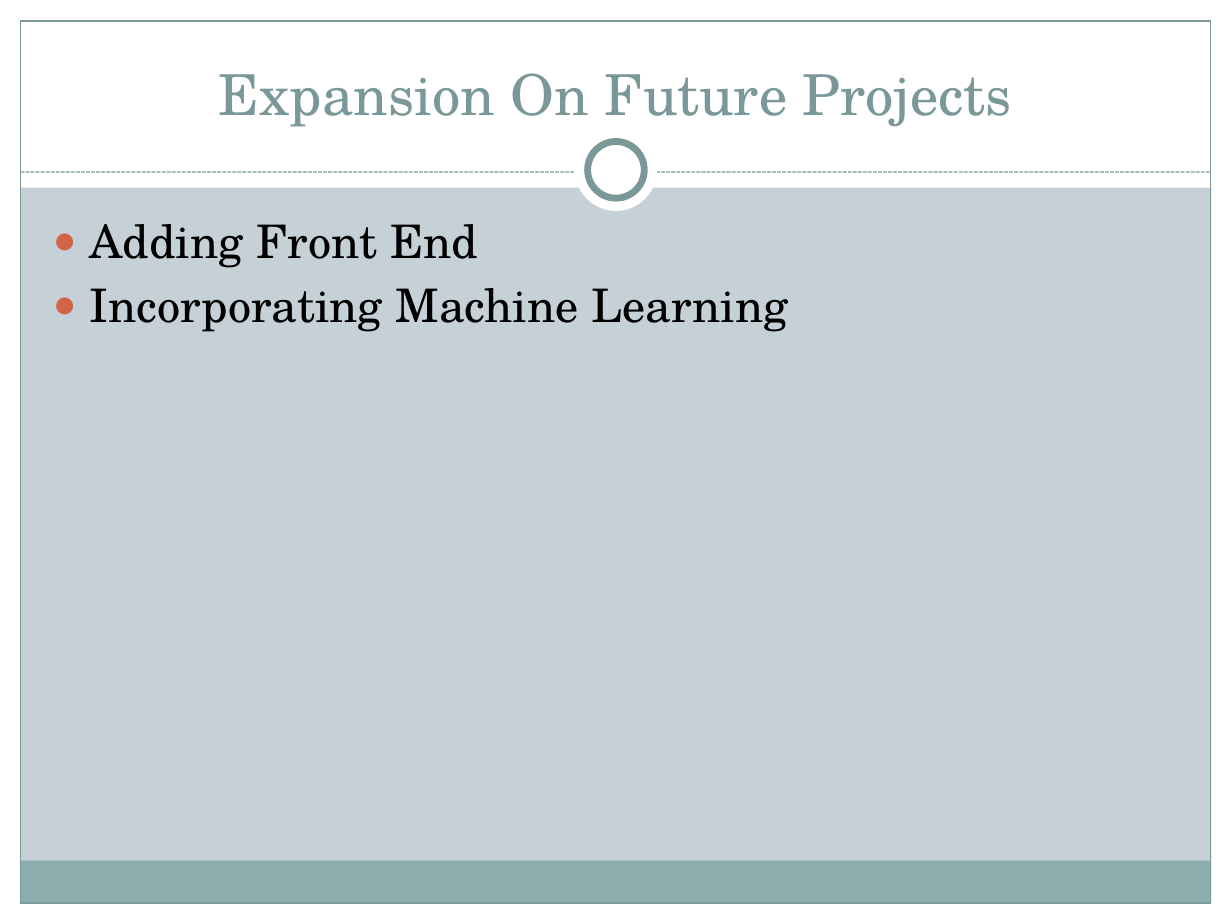
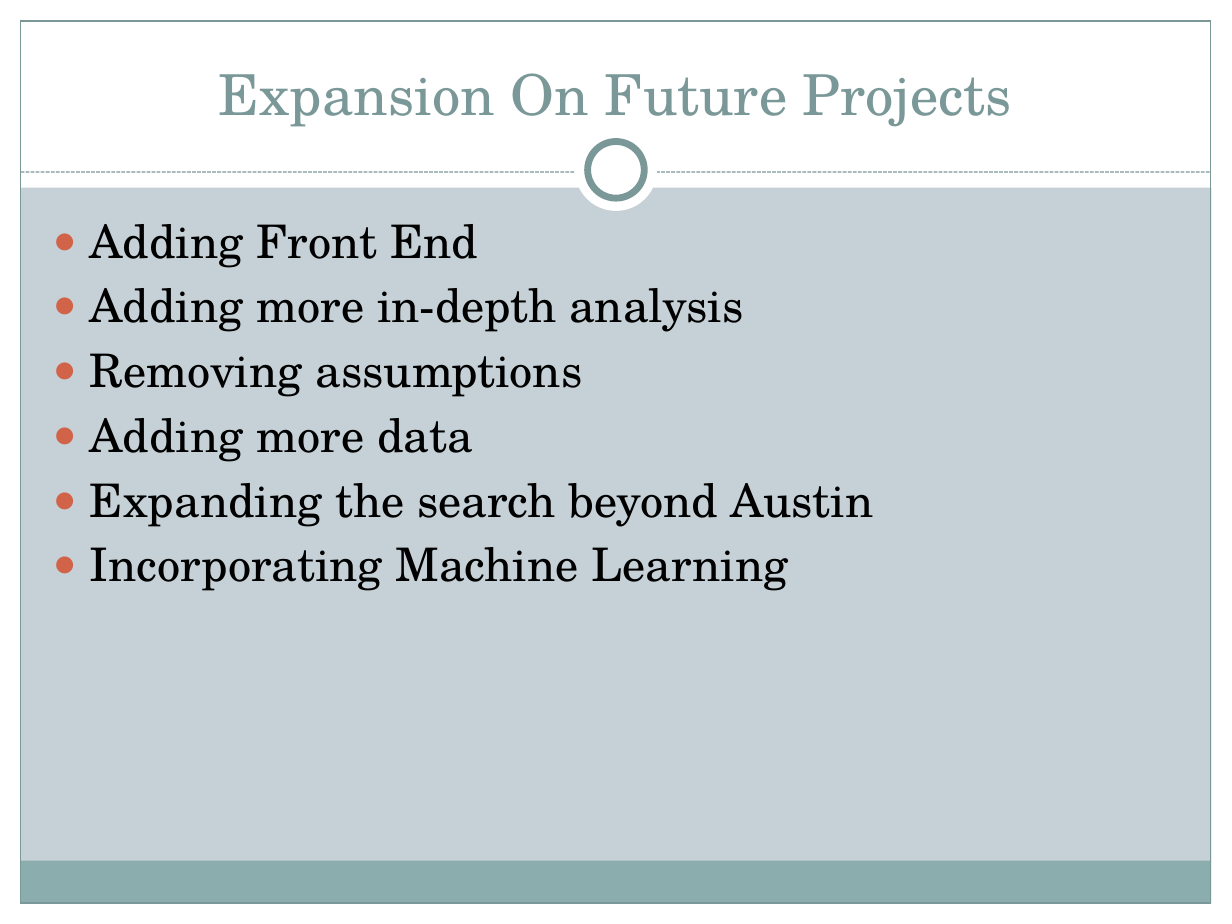
Before and after one commit to JoeDReynolds/yrelocate, a slide deck: slide 9 of Project One Presentation.pptx. Drawn at 1232x924 pixels with LibreOffice and Linux fonts; fonts in the diff are those of the drawing. Boxes give left, top, right and bottom in pixels: in the first picture for what was removed or moved away, otherwise in the second. Text is boxed around its words. In the diff, an @@ line names an element or a change of style, - is before the commit and + after.

```diff
--- a/Project One Presentation.pptx
+++ b/Project One Presentation.pptx
@@ text at box(90, 288, 874, 527): paragraphs added @@
+● Adding more in-depth analysis
+● Removing assumptions
+● Adding more data
+● Expanding the search beyond Austin
```
Also in this commit, not shown: 2 other slides changed.
